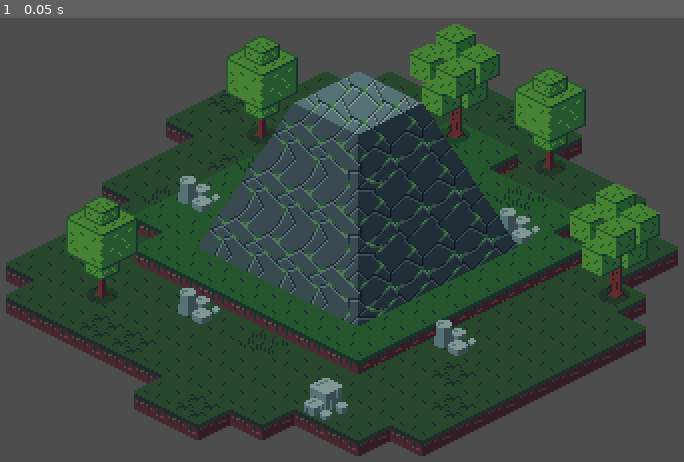
Above: before the commit, frame 1.
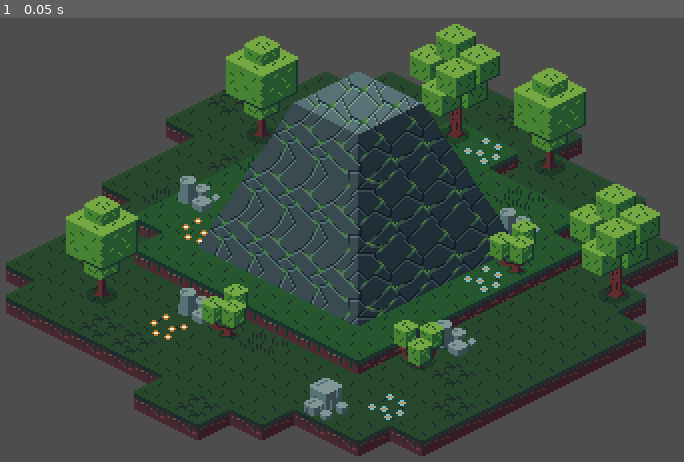
Above: after the commit, the same moment.

Repository: Paraldos/isometric
Game: Godot game, scene res://level.tscn
Same seed, same stepped clock (60 frames per second), same inputs: the game is played once before the commit and once after it.
Inputs:
- Up to frame 1 (0.05 s): no input

The runs differ from the first frame. In frame 1, 4.3% of the frame differs, in the area x 9-97%, y 1-91%.

Commit message:
flowers and trees

Diff:
--- a/deco/bush.tscn
+++ b/deco/bush.tscn
@@ -1,7 +1,7 @@
 [gd_scene format=3 uid="uid://cwcv1y8ubrnq0"]
 
 [ext_resource type="PackedScene" uid="uid://bisl3ua8h2vk7" path="res://deco/deco_template.tscn" id="1_s2e03"]
-[ext_resource type="Texture2D" uid="uid://chcimwqyqft7u" path="res://assets/img/nature/Bushes-Sheet.png" id="2_x4vpy"]
+[ext_resource type="Texture2D" uid="uid://bp8g2l4wdvdgj" path="res://assets/img/nature/blocky_bushes-Sheet.png" id="2_x4vpy"]
 
 [node name="Bush" unique_id=723009896 instance=ExtResource("1_s2e03")]
 randomize_sprite = true
--- /dev/null
+++ b/deco/flowers.tscn
@@ -0,0 +1,16 @@
+[gd_scene format=3 uid="uid://deabohwrhug2n"]
+
+[ext_resource type="PackedScene" uid="uid://bisl3ua8h2vk7" path="res://deco/deco_template.tscn" id="1_75em5"]
+[ext_resource type="Texture2D" uid="uid://bdw0wwrfb217j" path="res://assets/img/nature/flowers-Sheet.png" id="2_ly7lk"]
+
+[node name="Flowers" unique_id=723009896 instance=ExtResource("1_75em5")]
+randomize_sprite = true
+
+[node name="GuidingBlock" parent="." index="0" unique_id=1429915701]
+position = Vector2(0, 0)
+frame = 2
+
+[node name="MainSprite" parent="." index="1" unique_id=462025457]
+position = Vector2(0, -16)
+texture = ExtResource("2_ly7lk")
+hframes = 6
--- a/level.tscn
+++ b/level.tscn
@@ -3,6 +3,8 @@
 [ext_resource type="TileSet" uid="uid://bav5icqvendpw" path="res://tiles/TileSet.tres" id="1_u52ul"]
 [ext_resource type="PackedScene" uid="uid://c3k68d6hkpjmx" path="res://deco/tree.tscn" id="2_oi3di"]
 [ext_resource type="PackedScene" uid="uid://ciknnggqu0rad" path="res://deco/rocks.tscn" id="3_0b4ue"]
+[ext_resource type="PackedScene" uid="uid://cwcv1y8ubrnq0" path="res://deco/bush.tscn" id="4_0b4ue"]
+[ext_resource type="PackedScene" uid="uid://deabohwrhug2n" path="res://deco/flowers.tscn" id="5_f2txt"]
 
 [sub_resource type="TileSet" id="TileSet_km5ld"]
 tile_shape = 1
@@ -205,6 +207,30 @@
 [node name="Rocks5" parent="Deco" unique_id=626306061 instance=ExtResource("3_0b4ue")]
 position = Vector2(272, 136)
 
+[node name="Bush" parent="Deco" unique_id=884414266 instance=ExtResource("4_0b4ue")]
+position = Vector2(128, 184)
+
+[node name="Bush2" parent="Deco" unique_id=699969449 instance=ExtResource("4_0b4ue")]
+position = Vector2(272, 152)
+
+[node name="Bush3" parent="Deco" unique_id=642904803 instance=ExtResource("4_0b4ue")]
+position = Vector2(224, 200)
+
+[node name="Flowers" parent="Deco" unique_id=1749461937 instance=ExtResource("5_f2txt")]
+position = Vector2(96, 184)
+
+[node name="Flowers2" parent="Deco" unique_id=392946146 instance=ExtResource("5_f2txt")]
+position = Vector2(208, 224)
+
+[node name="Flowers3" parent="Deco" unique_id=1375516623 instance=ExtResource("5_f2txt")]
+position = Vector2(256, 160)
+
+[node name="Flowers5" parent="Deco" unique_id=375442365 instance=ExtResource("5_f2txt")]
+position = Vector2(256, 96)
+
+[node name="Flowers4" parent="Deco" unique_id=1995294582 instance=ExtResource("5_f2txt")]
+position = Vector2(112, 136)
+
 [node name="DecoHalf" type="Node2D" parent="." unique_id=1275872698]
 y_sort_enabled = true
 position = Vector2(0, -1)
--- a/project.godot
+++ b/project.godot
@@ -12,7 +12,7 @@
 
 config/name="isometric"
 run/main_scene="uid://c20dfn5nun2y4"
-config/features=PackedStringArray("4.6", "Forward Plus")
+config/features=PackedStringArray("4.7", "Forward Plus")
 config/icon="res://icon.svg"
 
 [display]
Binary file added: assets/img/nature/blocky_bushes-Sheet.png
Not shown, added: assets/img/nature/blocky_bushes-Sheet.png.import
Binary file changed: assets/img/nature/blocky_bushes.aseprite
Binary file changed: assets/img/nature/blocky_trees-Sheet.png
Binary file changed: assets/img/nature/blocky_trees.aseprite
Binary file changed: assets/img/nature/flowers-Sheet.png
Binary file changed: assets/img/nature/flowers.aseprite
